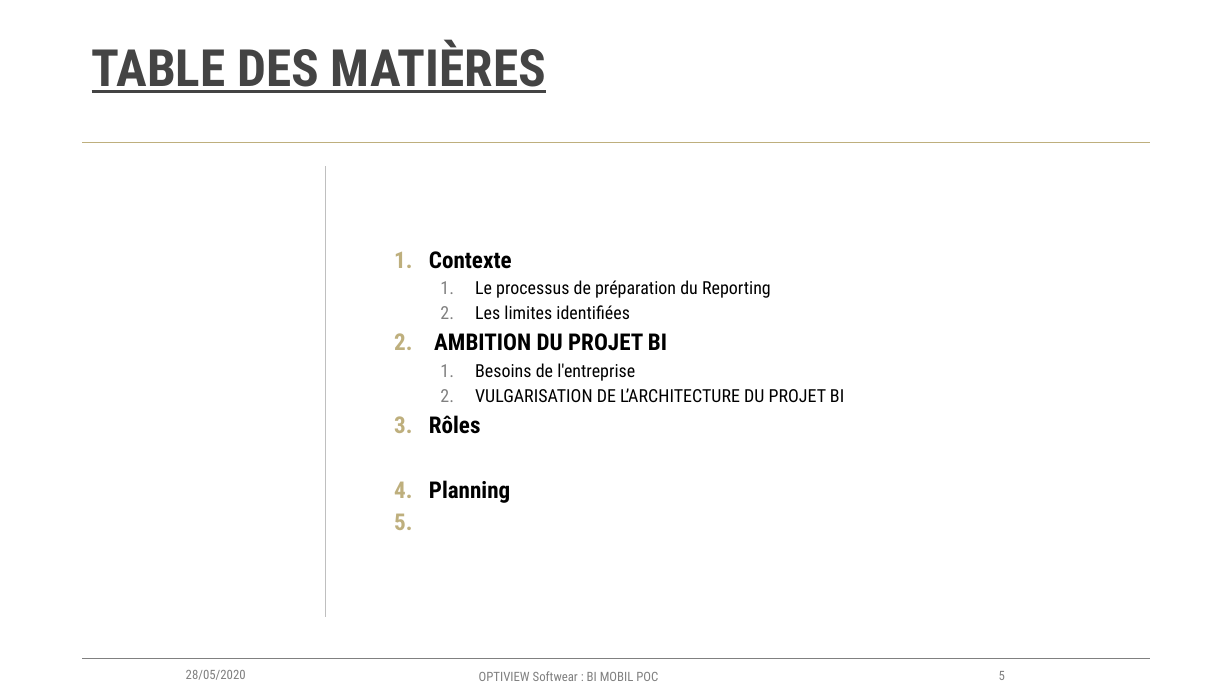
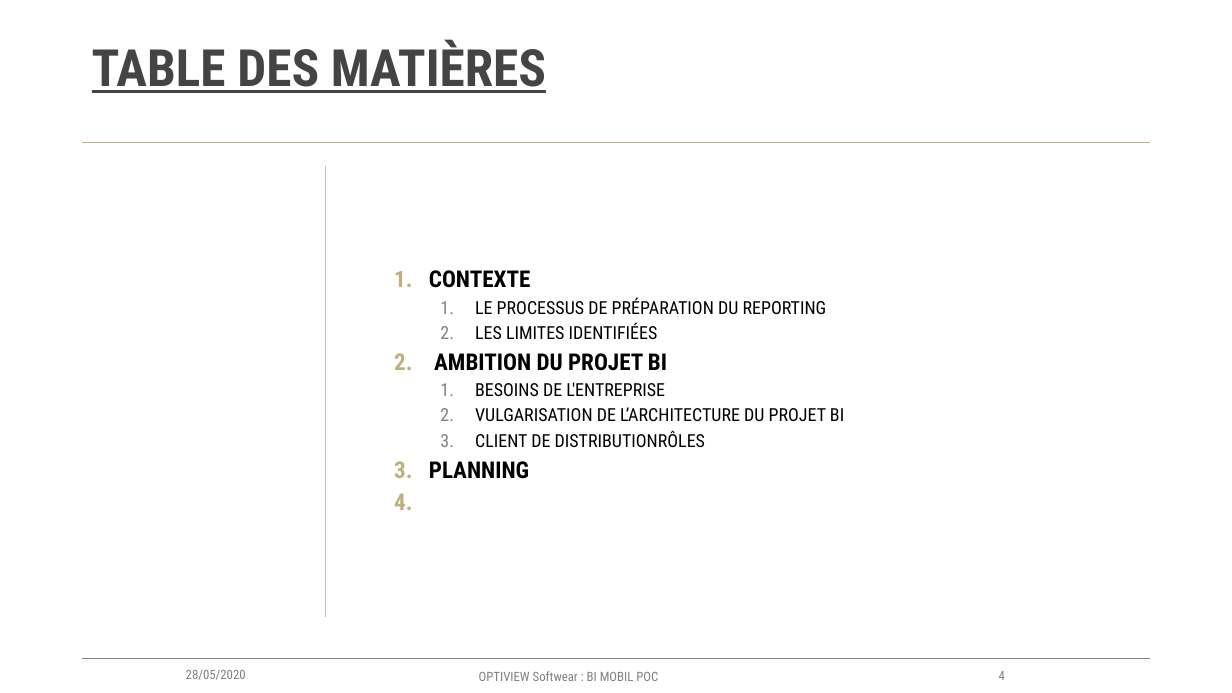
Before and after one commit to DIBASSI/ZEUS, a slide deck: slide 4 of Documentation/CHAPITRE 01 - Livret d'acceuille.pptx (slide 5 before the commit). Drawn at 1232x693 pixels with LibreOffice and Linux fonts; fonts in the diff are those of the drawing; background and template pictures are left out. Boxes give left, top, right and bottom in pixels: in the first picture for what was removed or moved away, otherwise in the second. Text is boxed around its words. In the diff, an @@ line names an element or a change of style, - is before the commit and + after.

```diff
--- a/Documentation/CHAPITRE 01 - Livret d'acceuille.pptx
+++ b/Documentation/CHAPITRE 01 - Livret d'acceuille.pptx
@@ text at (x1=429, y1=270, x2=827, y2=339): text changed @@
-1. Contexte
-  1. Le processus de préparation du Reporting
-  2. Les limites identifiées
+1. CONTEXTE
+  1. LE PROCESSUS DE PRÉPARATION DU REPORTING
+  2. LES LIMITES IDENTIFIÉES
@@ text at (x1=475, y1=382, x2=665, y2=396): text changed @@
-  1. Besoins de l'entreprise
+  1. BESOINS DE L'ENTREPRISE
@@ text at (x1=429, y1=430, x2=705, y2=479): text changed; size 18 to 14 pt; bold off @@
-3. Rôles
-4. Planning
+  3. CLIENT DE DISTRIBUTIONRÔLES
+3. PLANNING
@@ page number at (x1=999, y1=671, x2=1005, y2=680): text changed @@
-5
+4
```
Also in this commit, not shown: 2 other slides changed, 2 slides added, 5 slides removed, 1 other file.
